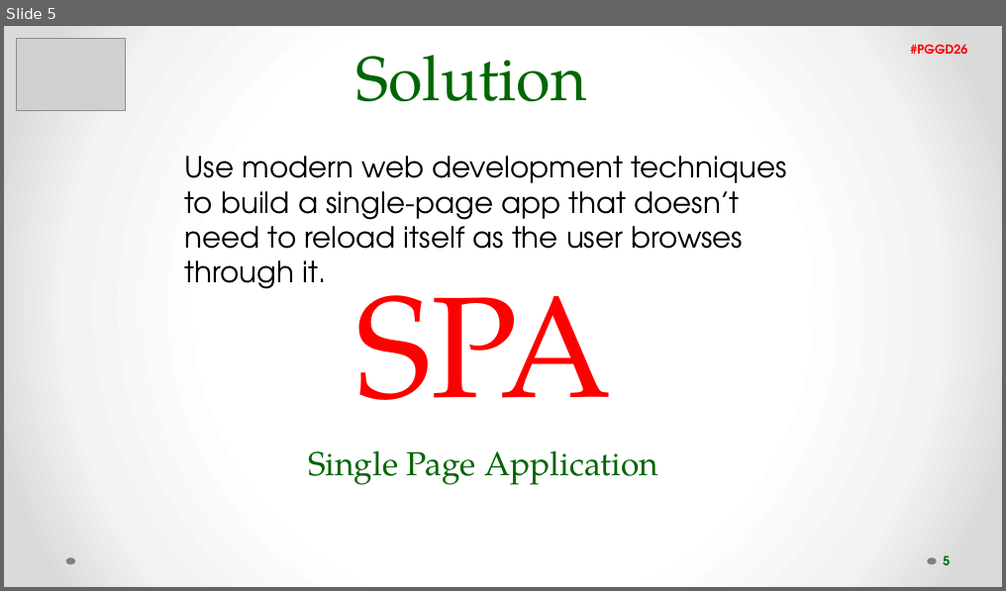
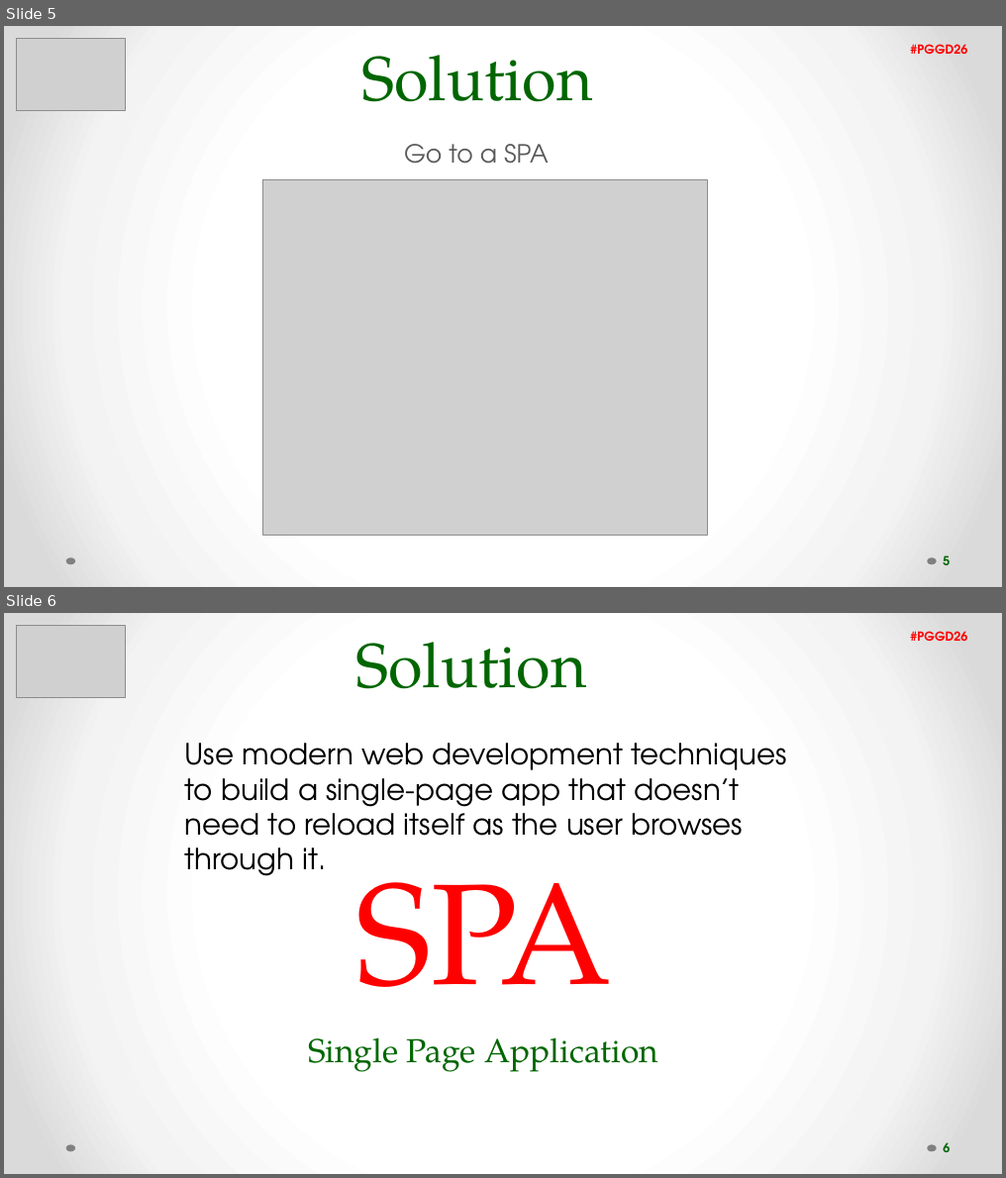
Before and after one commit to filipavm/PGGD26, a slide deck: The power of SPA.pptx. Shown one above the other, each under a label of ours: slide 5 before the commit, slides 5 and 6 after it. The pictures are 1006x591 and 1006x1178 pixels, drawn with LibreOffice and Linux fonts; fonts in the diff are those of the drawing; grey boxes stand for pictures. Boxes give left, top, right and bottom in pixels: in the first picture for what was removed or moved away, otherwise in the second. Text is boxed around its words. In the diff, an @@ line names an element or a change of style, - is before the commit and + after.

```diff
--- a/The power of SPA.pptx
+++ b/The power of SPA.pptx
@@ slide 5 added at <box>4,26,1002,587</box>, background gradient #FFFFFF to #F4F4F4 to #DADADA; not listed: 2 template elements that a slide beside it also shows @@
@@ picture added at <box>17,38,126,110</box> @@
@@ text added at <box>361,55,593,102</box>, 60 pt, text #006600 @@
+Solution
@@ text added at <box>910,44,967,54</box>, 12 pt, text #FE0000, bold @@
+#PGGD26
@@ text added at <box>404,144,548,164</box>, 24 pt, text #595959 @@
+Go to a SPA
@@ picture added at <box>263,180,708,535</box> @@
@@ page number added at <box>943,556,949,566</box>, 12 pt, text #006600, bold @@
+5
@@ what was slide 5 is now slide 6 @@
@@ page number at <box>943,1143,949,1153</box>: text changed @@
-5
+6
```
Also in this commit, not shown: 11 slides changed, 2 other slides added, 1 slide removed.
